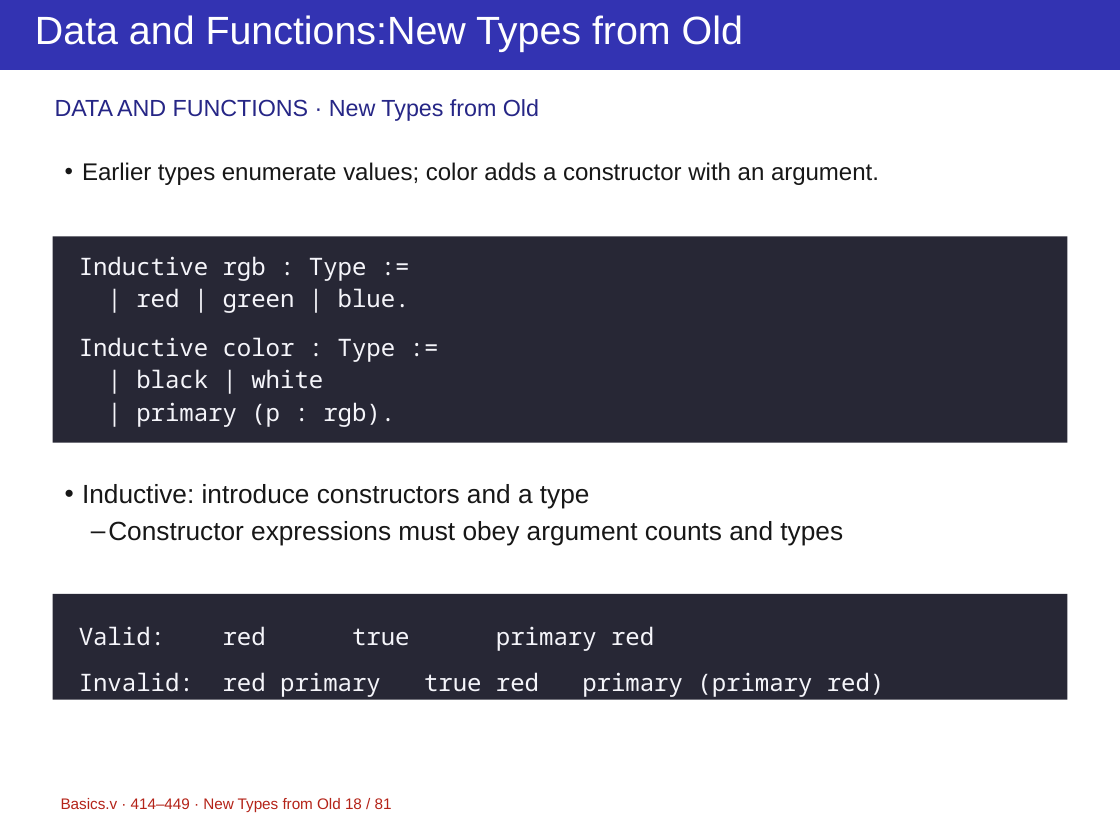
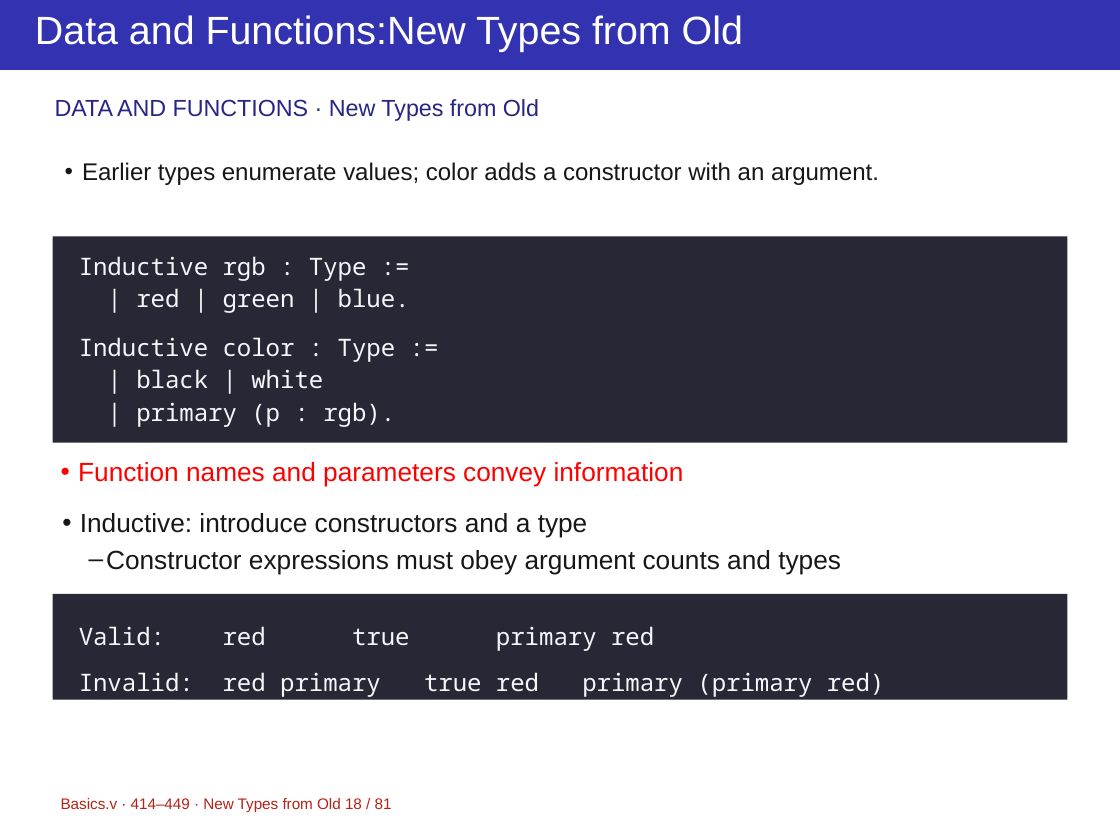
Before and after one commit to yuanruizhang5a/ppt-master, a slide deck: slide 18 of projects/course-rocq/Basics-2.pptx. Drawn at 1120x840 pixels with LibreOffice and Linux fonts; fonts in the diff are those of the drawing. Boxes give left, top, right and bottom in pixels: in the first picture for what was removed or moved away, otherwise in the second. Text is boxed around its words. In the diff, an @@ line names an element or a change of style, - is before the commit and + after.

```diff
--- a/projects/course-rocq/Basics-2.pptx
+++ b/projects/course-rocq/Basics-2.pptx
@@ text added at bbox=[78, 462, 684, 487], 18 pt, text #FF0000 @@
+• Function names and parameters convey information
@@ text "Inductive: introduce constructors and a ...": place and size @@
-text "Inductive: introduce constructors and a ..." at bbox=[82, 484, 843, 546]
+text "Inductive: introduce constructors and a ..." at bbox=[80, 513, 841, 575]
```
Also in this commit, not shown: 14 other slides changed, 6 other files.
